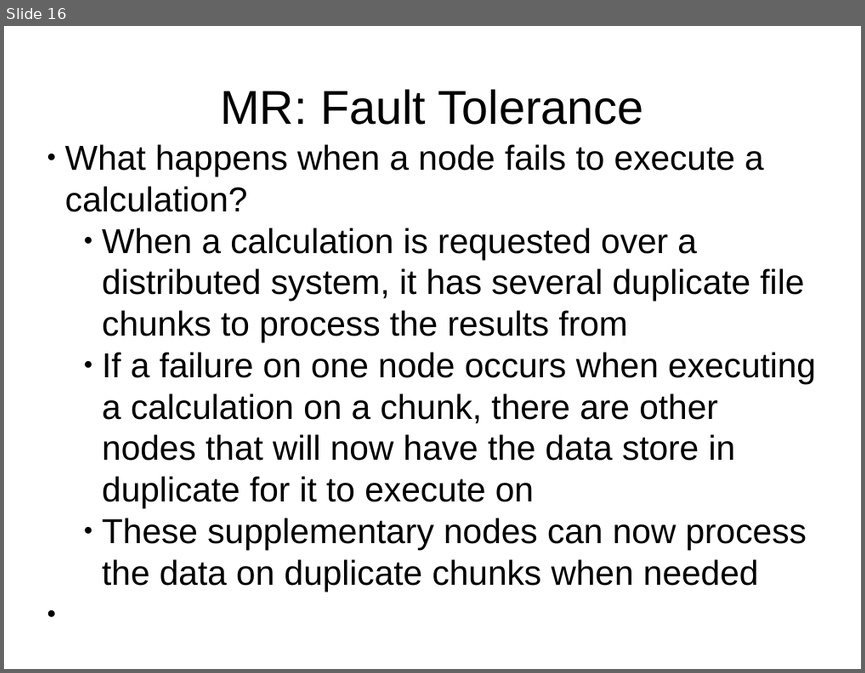
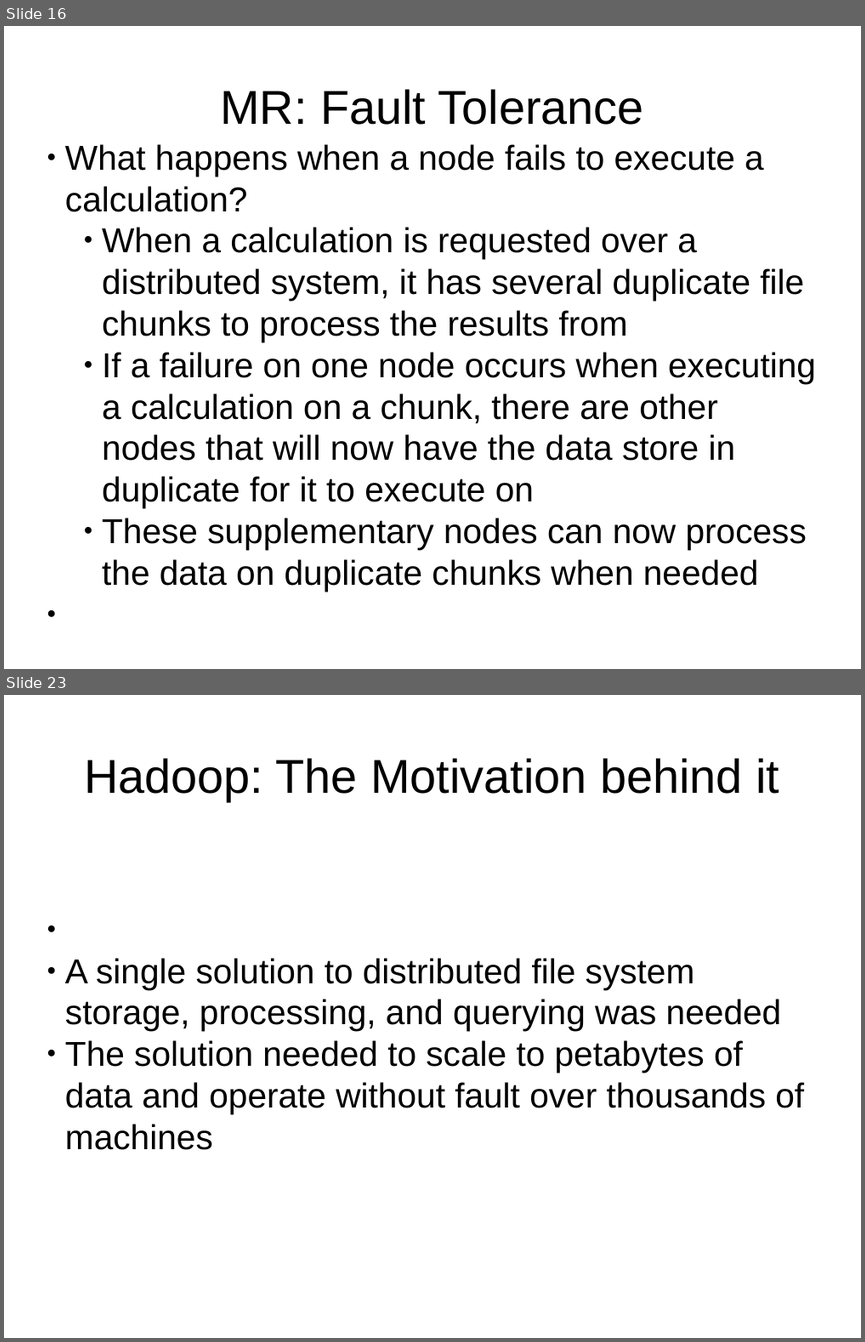
Before and after one commit to twcannon/MSDataSci, a slide deck: CSIS604/projects/assignment_4/assignment_4_ppt.pptx. Shown one above the other, each under a label of ours: slide 16 before the commit, slides 16 and 23 after it; the slides between them are not shown. The pictures are 865x673 and 865x1342 pixels, drawn with LibreOffice and Linux fonts; fonts in the diff are those of the drawing. Boxes give left, top, right and bottom in pixels: in the first picture for what was removed or moved away, otherwise in the second. Text is boxed around its words. In the diff, an @@ line names an element or a change of style, - is before the commit and + after.

```diff
--- a/CSIS604/projects/assignment_4/assignment_4_ppt.pptx
+++ b/CSIS604/projects/assignment_4/assignment_4_ppt.pptx
@@ slide 23 added at (4, 695, 861, 1338), background #FFFFFF @@
@@ text added at (84, 758, 780, 801), 44 pt, text #000000 @@
+Hadoop: The Motivation behind it
@@ text added at (65, 958, 804, 1150), 32 pt, text #000000 @@
+● A single solution to distributed file system storage, processing, and querying was needed
+● The solution needed to scale to petabytes of data and operate without fault over thousands of machines
```
Also in this commit, not shown: 3 slides changed, 11 other slides added.
